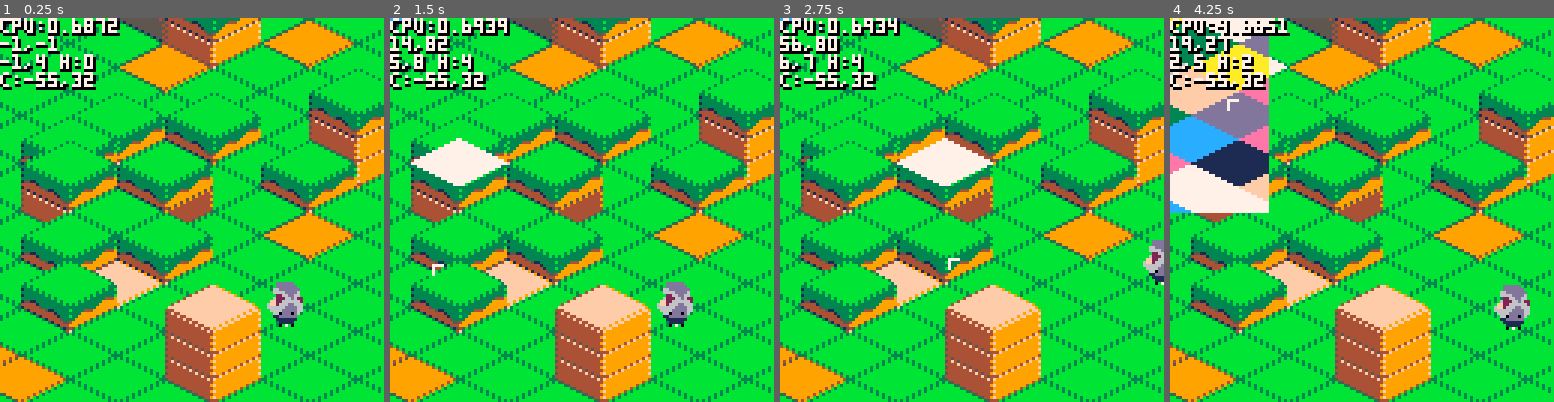
Above: before the commit, frames 1-4 (left to right).
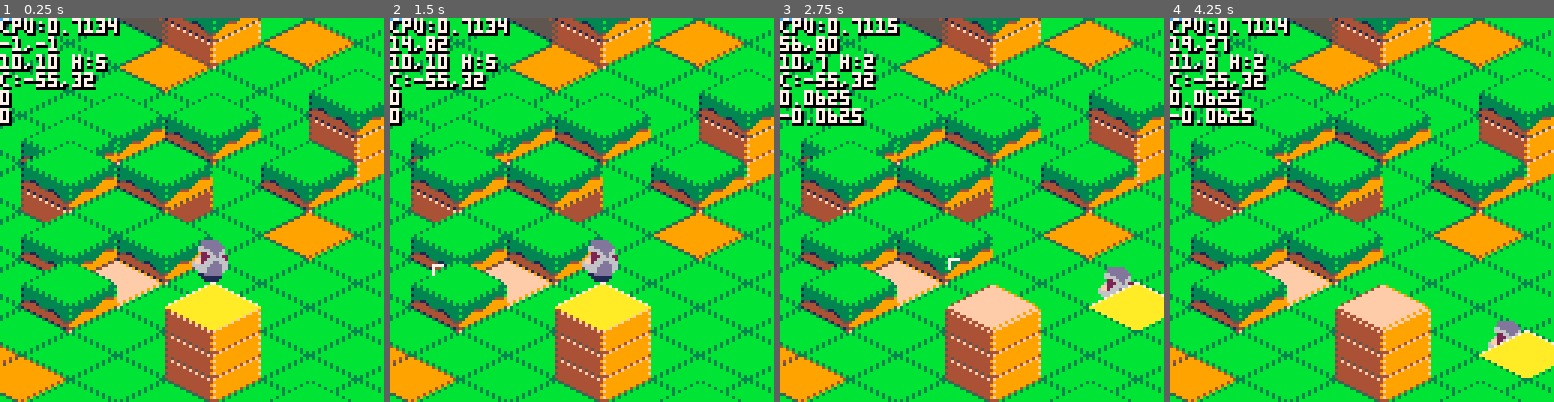
Above: after the commit, the same moments.

Repository: pvan/pico8
Game: PICO-8 cartridge island.p8
Same seed, same stepped clock (60 frames per second), same inputs: the game is played once before the commit and once after it.
Inputs (mouse positions are in pixels of both pictures, inside the frame that each line leads up to):
- Up to frame 1 (0.25 s): no input
- Up to frame 2 (1.5 s): tap X (X key) at 0.33, 1.07 s; click (670, 121) at 0.67 s; tap O (Z key) at 0.7 s; click (436, 267) at 1.22 s
- Up to frame 3 (2.75 s): hold Right 1.6-2.1 s; tap O (Z key) at 1.7, 2.1, 2.5 s; click (887, 114) at 1.77 s; tap X (X key) at 1.85 s; hold Up 2.15-2.42 s; click (952, 259) at 2.32 s; hold Right from 2.47 s (still down)
- Up to frame 4 (4.25 s): click (1404, 106) at 2.87 s; tap O (Z key) every 0.4 s from 2.9 to 4.1 s; tap X (X key) at 2.97, 4.08 s; release Right at 3.03 s; hold Left 3.08-3.58 s; click (1465, 256) at 3.42 s; hold Down 3.63-3.97 s; click (1231, 102) at 3.97 s; hold Right from 4.02 s (still down)

The runs differ from the first frame. In frame 1, 4.9% of the frame differs, in the area x 0-92%, y 0-100%; in frame 2, 6.1%; in frame 3, 6.8%; in frame 4, 14%, in the area x 0-100%, y 0-100%.

Commit message:
island: improve collision, single point only
still false negatives, looks like just outside corners though

still jittery on some diagonals

Diff:
--- a/island.p8
+++ b/island.p8
@@ -47,22 +47,40 @@
  camera(cx,cy)
 
 
+ mix,miy=ptx,pty
+
  draw_terrain()
 
 
- local pwx,pwy=pgroundpos()
- local hotspotsx={-2,2}
- local hotspotsy={-4,0}
- for j=1,#hotspotsy do
-  local hy=hotspotsy[j]
-  for i=1,#hotspotsx do
-   local hx = hotspotsx[i]
-    pset(pwx+hx,pwy+hy,0)
---    pset(px+hx,py+hy,0)
-  end
- end
- pset(pwx,pwy,7)
--- pset(px,py,7)
+ --selection
+ hlx,hly=iso2world(ntx,nty)
+ ts=tget(ntx,nty)
+ palt(1,true)
+ palt(2,true)
+ palt(3,true)
+ pal(7,10)
+ spr(68,hlx,hly-#ts*8,4,2)
+ pal()
+ palt(1,false)
+ palt(2,false)
+	palt(3,false)
+
+
+-- draw_player()
+
+-- local pwx,pwy=pgroundpos()
+-- local hotspotsx={-2,2}
+-- local hotspotsy={-4,0}
+-- for j=1,#hotspotsy do
+--  local hy=hotspotsy[j]
+--  for i=1,#hotspotsx do
+--   local hx = hotspotsx[i]
+--    pset(pwx+hx,pwy+hy,0)
+----    pset(px+hx,py+hy,0)
+--  end
+-- end
+-- pset(pwx,pwy,7)
+---- pset(px,py,7)
 
 
 
@@ -70,27 +88,27 @@
  color(7)
 
 
- -- quilt debug
- --(test tile of every pixel)
- if btn(🅾️) then
-  for x=-32,32 do
-   for y=0,64 do
-    local tx,ty=world2isofloat(x+cx,y+cy)
-    tx,ty=flr(tx),flr(ty)
-    srand(tx+ty*100)
-    pset(x,y,rnd(16))
-   end
-  end
- end
- if btn(❎) then
-  for x=-32,32 do
-   for y=0,64 do
-    local tx,ty=world2iso(x+cx,y+cy)
-    srand(tx+ty*100)
-    pset(x,y,rnd(16))
-   end
-  end
- end
+-- -- quilt debug
+-- --(test tile of every pixel)
+-- if btn(🅾️) then
+--  for x=-32,32 do
+--   for y=0,64 do
+--    local tx,ty=world2isofloat(x+cx,y+cy)
+--    tx,ty=flr(tx),flr(ty)
+--    srand(tx+ty*100)
+--    pset(x,y,rnd(16))
+--   end
+--  end
+-- end
+-- if btn(❎) then
+--  for x=-32,32 do
+--   for y=0,64 do
+--    local tx,ty=world2iso(x+cx,y+cy)
+--    srand(tx+ty*100)
+--    pset(x,y,rnd(16))
+--   end
+--  end
+-- end
 
 
  print2("cpu:"..stat(1))
@@ -106,6 +124,17 @@
 
  print2("c:"..cx..","..cy)
 
+
+-- pwx,pwy=pgroundpos()
+-- tempx,tempy=isofloat2world(pwfx,pwfy)
+-- print2(pwx..","..pwy)
+-- print2(tempx..","..tempy)
+
+
+ if (not allowx) xstep=0
+ if (not allowy) ystep=0
+ print2(xstep)
+ print2(ystep)
 
  --check isofloat conversions
 -- print2("morg:"..mwx..","..mwy)
@@ -297,7 +326,7 @@
 
 function world2isofloat(wx,wy)
  wx-=htw
- wx+=0.01 --kind of a hack to fix edge fill conventions
+ wx+=0.001 --kind of a hack to fix edge fill conventions
  local isox=(wx/htw+wy/hth)/2
  local isoy=(wy/hth-wx/htw)/2
  return isox,isoy
@@ -306,7 +335,7 @@
  local wx=(fx-fy)*htw
  local wy=(fx+fy)*hth
  --undo our edge fill hack and round near() to stick with integer coords
- return near(wx+htw-0.01),near(wy)
+ return (wx+htw-0.001),(wy)
 end
 
 
@@ -317,13 +346,14 @@
 
  local selx,sely=iso2world(mix,miy)
 
- local ptx,pty=world2iso(px,py)
+ --local ptx,pty=world2iso(px,py)
 
  local tlx,tly=world2iso(cx,cy)
  local countx=128/tw+1 //+1 to avoid calc'ing exact row counts
  local county=(128/th+1)*2 //*2 since we zig zag down the column
+ county+=5 //need more extra y the taller our terrain gets (add max height tiles can be should work)
  local rx,ry=tlx-1,tly //start one tile to the tl
- for y=0,county+1 do //need more extra y the taller our terrain gets
+ for y=0,county do
 	 for x=0,countx do
 
 	  local tx,ty=rx+x,ry-x
@@ -389,8 +419,11 @@
 
 
 
-px=40
-py=150
+--px=40
+--py=150
+
+truepx=10
+truepy=10
 
 
 function pgroundpos()
@@ -416,22 +449,35 @@
 	 local mag=sqrt(pdx*pdx+pdy*pdy)
 	 pdx/=mag
 	 pdy/=mag
+
 	 xstep,ystep=pdx*speed,pdy*speed
-	 local npx,npy=px+xstep,py+ystep
-	 local pwfx,pwfy=world2isofloat(px,py)
+	 spx,spy=isofloat2world(truepx,truepy)
+	 npx,npy=spx+xstep,spy+ystep
 	 local nwfx,nwfy=world2isofloat(npx,npy)
-  local wfdx,wfdy=nwfx-pwfx,nwfy-pwfy
+  local wfdx,wfdy=nwfx-truepx,nwfy-truepy
   xstep,ystep=wfdx,wfdy --converted to isofloat coords
+
+--  xstep,ystep=pdx*speed,pdy*speed
+--	 local npx,npy=px+xstep,py+ystep
+--	 local pwfx,pwfy=world2isofloat(px,py)
+--	 local nwfx,nwfy=world2isofloat(npx,npy)
+--  local wfdx,wfdy=nwfx-pwfx,nwfy-pwfy
+--  xstep,ystep=wfdx,wfdy --converted to isofloat coords
+
+--  xstep/=16
+--  ystep/=16
 	end
 
 
 
 
  -- collisiton detection here
- local allowx=true
- local allowy=true
- local pwfx,pwfy=world2isofloat(px,py)
- local ptx,pty=flr(pwfx),flr(pwfy)
+ allowx=true
+ allowy=true
+ --pwfx,pwfy=world2isofloat(px,py)
+ pwfx,pwfy=truepx,truepy
+ ptx,pty=flr(pwfx),flr(pwfy)
+ ts=tget(ptx,pty)
 
 -- local hotspotsx={-2,2}
 -- local hotspotsy={-4,0}
@@ -443,42 +489,30 @@
    local hx = hotspotsx[i]
 
 		 local nwfx,nwfy=pwfx+hx+xstep,pwfy+hy+ystep
-		 local ntx,nty=flr(nwfx),flr(nwfy)
-		 local ts=tget(ptx,pty)
+		 ntx,nty=flr(nwfx),flr(nwfy)
+
+--		 local bts=tget(ntx,nty)
+--		 if (#bts>#ts) allowx=false allowy=false
+
 		 local xts=tget(ntx,pty)
 		 local yts=tget(ptx,nty)
 		 if (#xts>#ts) allowx=false
 		 if (#yts>#ts) allowy=false
 
+--		 --if x,y look ok separately
+--		 --but not ok together, dont move
+--		 if allowx and allowy then
+--	 	 local bts=tget(ntx,nty)
+-- 		 if (#bts>#ts) allowx=false allowy=false
+--		 end
+
+
   end
  end
 
-	if (allowx) pwfx+=xstep
-	if (allowy) pwfy+=ystep
-	px,py=isofloat2world(pwfx,pwfy)
-
--- -- collisiton detection here
--- local allowx=true
--- local allowy=true
--- local ptx,pty=world2iso(px,py)
---
--- local hotspotsx={-2,2}
--- local hotspotsy={-4,0}
--- for j=1,#hotspotsy do
---  local hy = hotspotsy[j]
---  for i=1,#hotspotsx do
---   local hx = hotspotsx[i]
---
---		 local ntx,nty=world2iso(px+xstep+hx,py+ystep+hy)
---		 local ts=tget(ptx,pty)
---		 local nts=tget(ntx,nty)
---		 if (#nts>#ts) allowx=false allowy=false
---
---  end
--- end
---
---	if (allowx) px+=xstep
---	if (allowy) py+=ystep
+	if (allowx) truepx+=xstep
+	if (allowy) truepy+=ystep
+-- px,py=isofloat2world(pwfx,pwfy)
 
 
 end
@@ -487,10 +521,10 @@
 
 function draw_player(tx,ty)
 
- --local tx,ty=world2iso(px,py)
- local ts=tget(tx,ty)
-
- local pwx,pwy=pgroundpos()
+ local psx,psy=isofloat2world(truepx,truepy)
+ ts=tget(flr(truepx),flr(truepy))
+ pwx,pwy=psx,psy-#ts*8
+ pset(pwx,pwy,0)
  --keeping the px,py point
  --near the bottom so we don't
  --overdraw the player with the next tile
@@ -500,6 +534,27 @@
  ofx+=5  --offset from shadow
  ofy+=12 --to body
  spr(1,pwx-ofx,pwy-ofy,2,2)
+
+
+-- local pwx,pwy=pgroundpos()
+-- pset(pwx,pwy,0)
+--
+-- tempx,tempy=isofloat2world(pwfx,pwfy)
+-- pset(tempx,tempy,1)
+
+-- --local tx,ty=world2iso(px,py)
+-- local ts=tget(tx,ty)
+--
+-- local pwx,pwy=pgroundpos()
+-- --keeping the px,py point
+-- --near the bottom so we don't
+-- --overdraw the player with the next tile
+-- local ofx,ofy=3,4
+-- spr(32,pwx-ofx,pwy-ofy,1,1)
+--
+-- ofx+=5  --offset from shadow
+-- ofy+=12 --to body
+-- spr(1,pwx-ofx,pwy-ofy,2,2)
 
 end
 __gfx__
